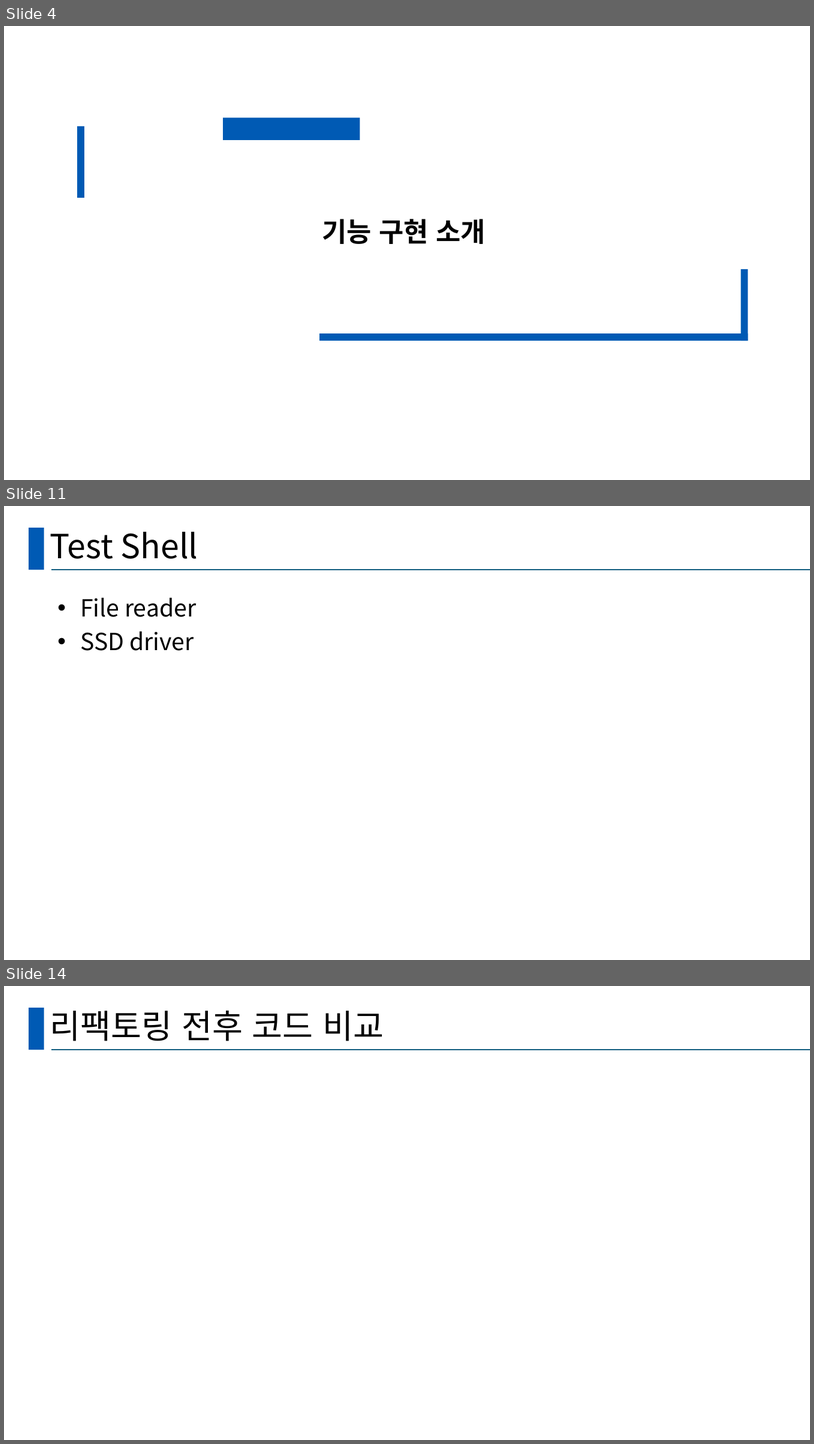
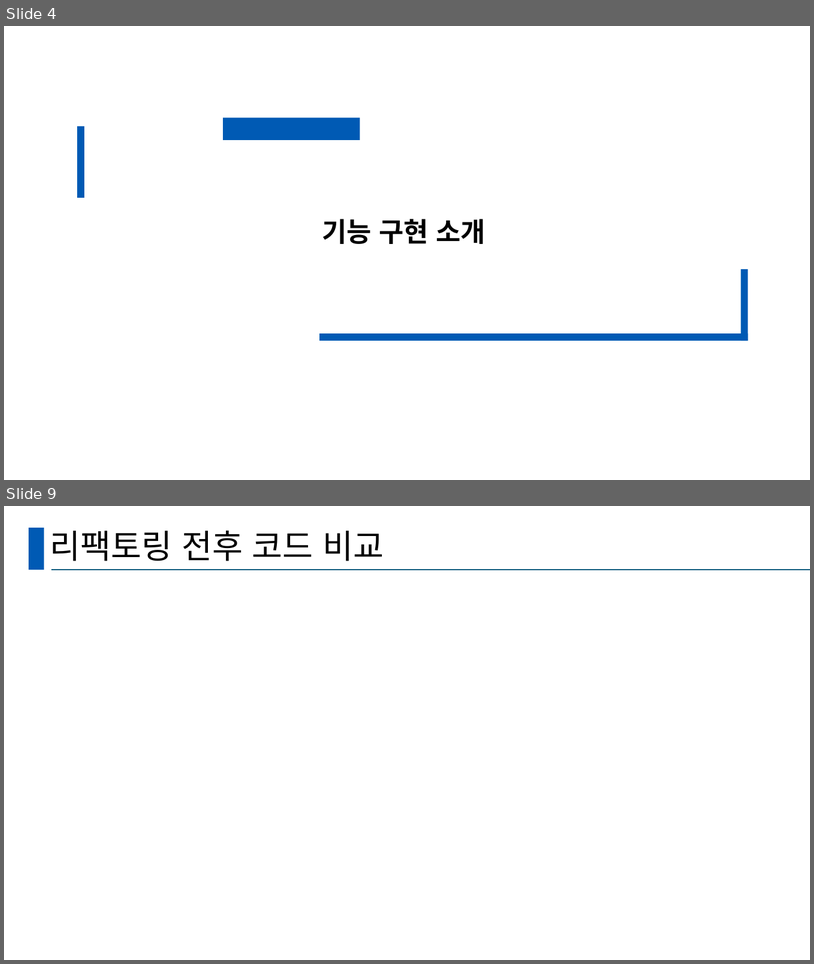
Before and after one commit to hy-ra-na/presentation_Americano, a slide deck: 발표양식.pptx. Shown one above the other, each under a label of ours: slides 4, 11 and 14 before the commit, slides 4 and 9 after it; the slides between them are not shown. The pictures are 814x1444 and 814x964 pixels, drawn with LibreOffice and Linux fonts; fonts in the diff are those of the drawing. Boxes give left, top, right and bottom in pixels: in the first picture for what was removed or moved away, otherwise in the second. Text is boxed around its words. In the diff, an @@ line names an element or a change of style, - is before the commit and + after.

```diff
--- a/발표양식.pptx
+++ b/발표양식.pptx
@@ slide 11 removed at bbox=[4, 506, 810, 960], background #FFFFFF; not listed: 2 template elements that a slide beside it also shows @@
@@ title removed at bbox=[50, 532, 198, 559] @@
-Test Shell
@@ text removed at bbox=[80, 597, 196, 651] @@
-• File reader
-• SSD driver
@@ what was slide 14 is now slide 9 @@
```
Also in this commit, not shown: 4 slides changed, 2 slides added, 8 other slides removed.
